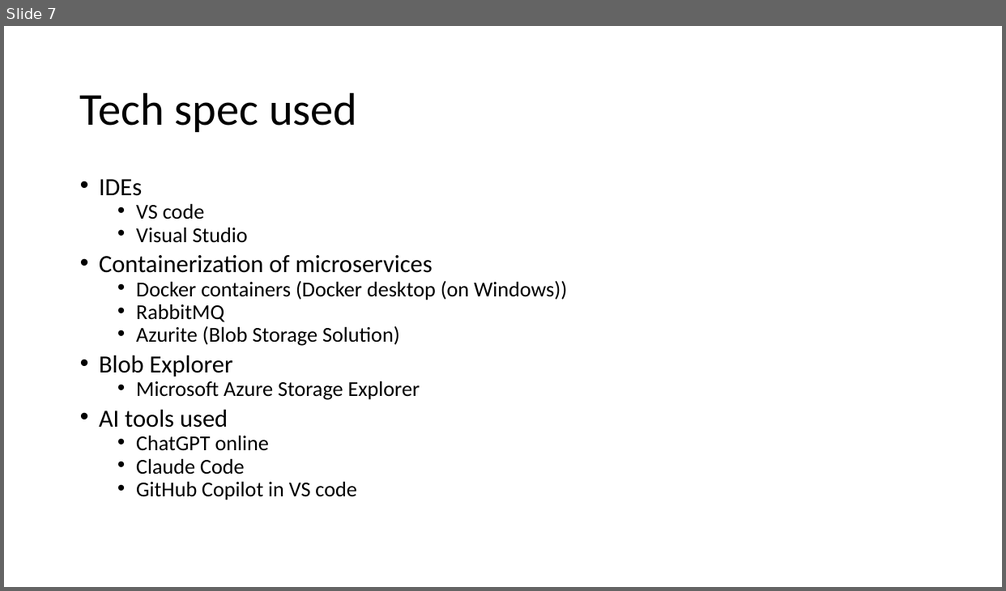
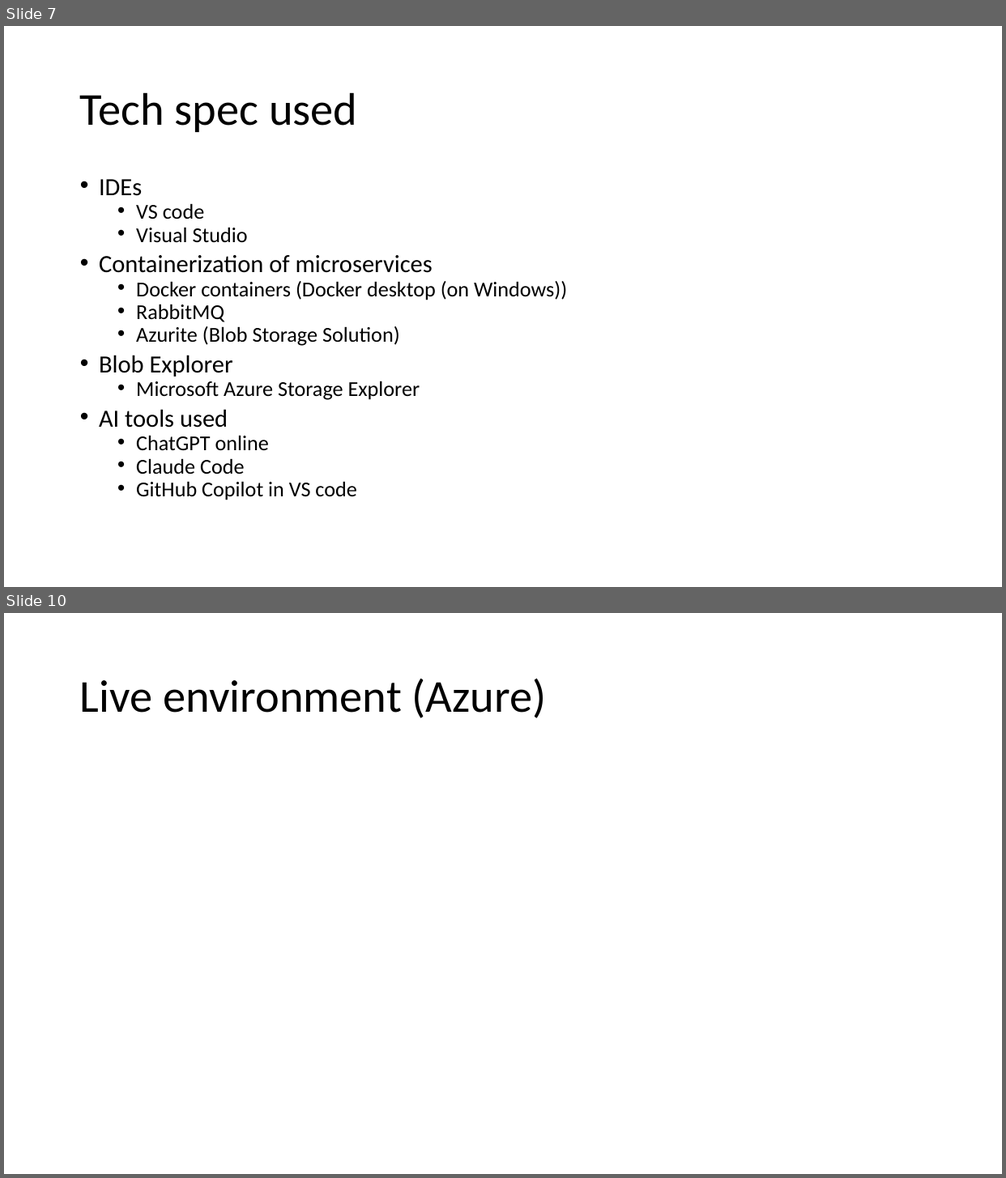
Before and after one commit to vinaykalasannavar/docflow-document-service, a slide deck: docs/DocFlow Workflow.pptx. Shown one above the other, each under a label of ours: slide 7 before the commit, slides 7 and 10 after it; the slides between them are not shown. The pictures are 1006x591 and 1006x1178 pixels, drawn with LibreOffice and Linux fonts; fonts in the diff are those of the drawing. Boxes give left, top, right and bottom in pixels: in the first picture for what was removed or moved away, otherwise in the second. Text is boxed around its words. In the diff, an @@ line names an element or a change of style, - is before the commit and + after.

```diff
--- a/docs/DocFlow Workflow.pptx
+++ b/docs/DocFlow Workflow.pptx
@@ slide 10 added at <box>4,613,1002,1174</box>, background #FFFFFF @@
@@ title added at <box>80,679,547,718</box>, 44 pt, text #000000 @@
+Live environment (Azure)
```
Also in this commit, not shown: 2 other slides added.
